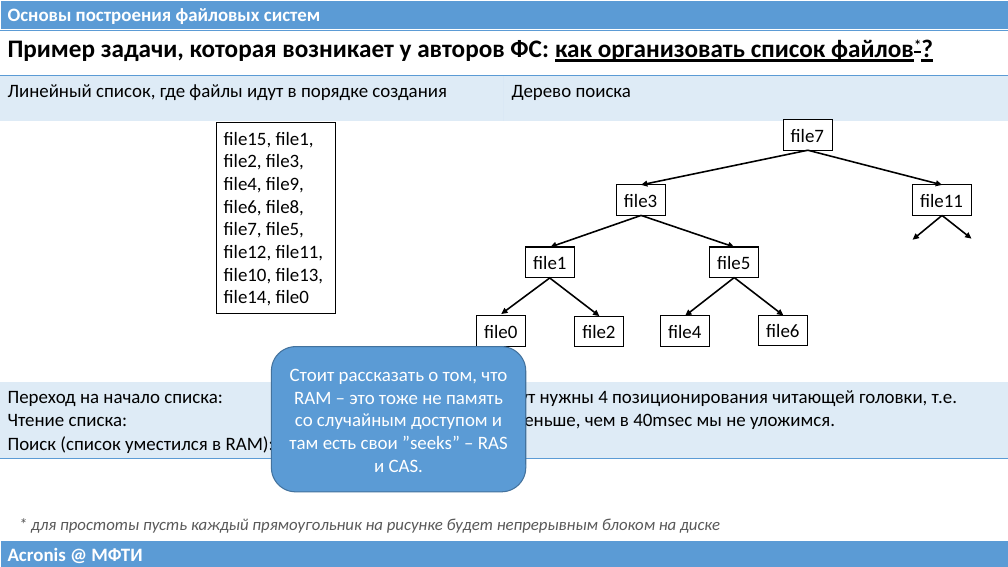
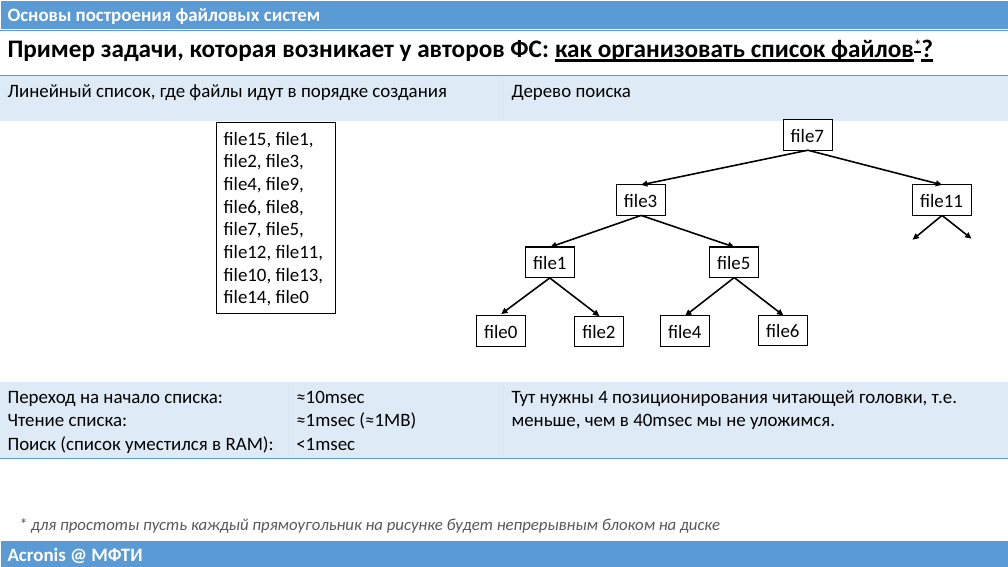
Before and after one commit to 75cc8545e7b021ed280ed0ef99fc7fc4/filesystems-101, a slide deck: slide 18 of talks/src/class00.pptx. Drawn at 1008x567 pixels with LibreOffice and Linux fonts; fonts in the diff are those of the drawing. Boxes give left, top, right and bottom in pixels: in the first picture for what was removed or moved away, otherwise in the second. Text is boxed around its words. In the diff, an @@ line names an element or a change of style, - is before the commit and + after.

```diff
--- a/talks/src/class00.pptx
+++ b/talks/src/class00.pptx
@@ rounded rectangle removed at bbox=[271, 346, 526, 492] @@
-Стоит рассказать о том, что RAM – это тоже не память со случайным доступом и там есть свои ”seeks” – RAS и CAS.
```
Also in this commit, not shown: 4 other slides changed, 1 slide removed, 1 other file.
